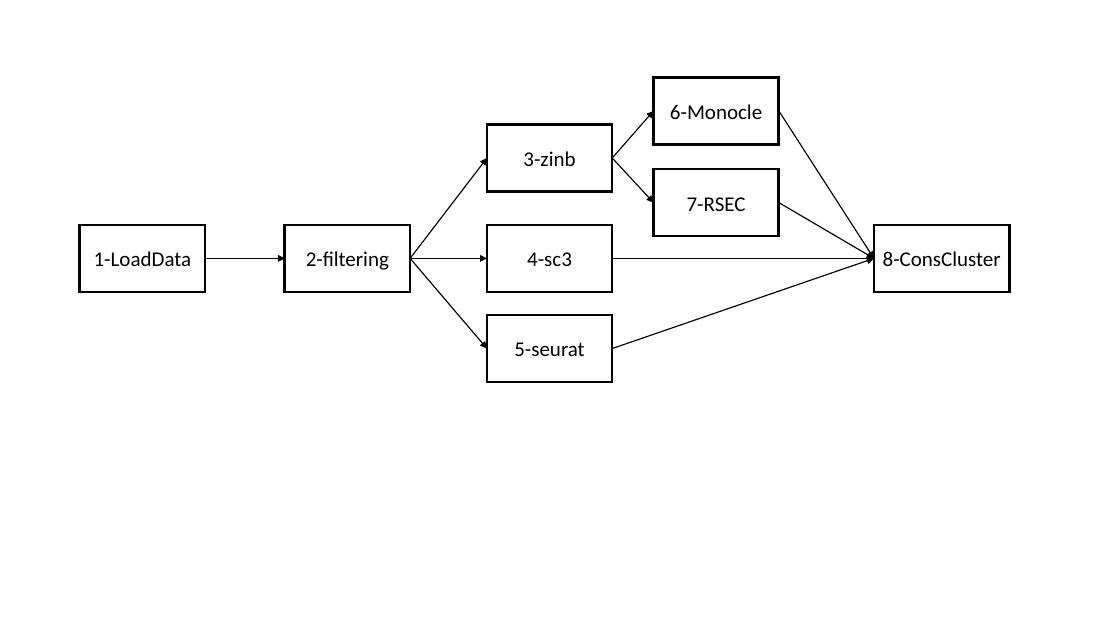
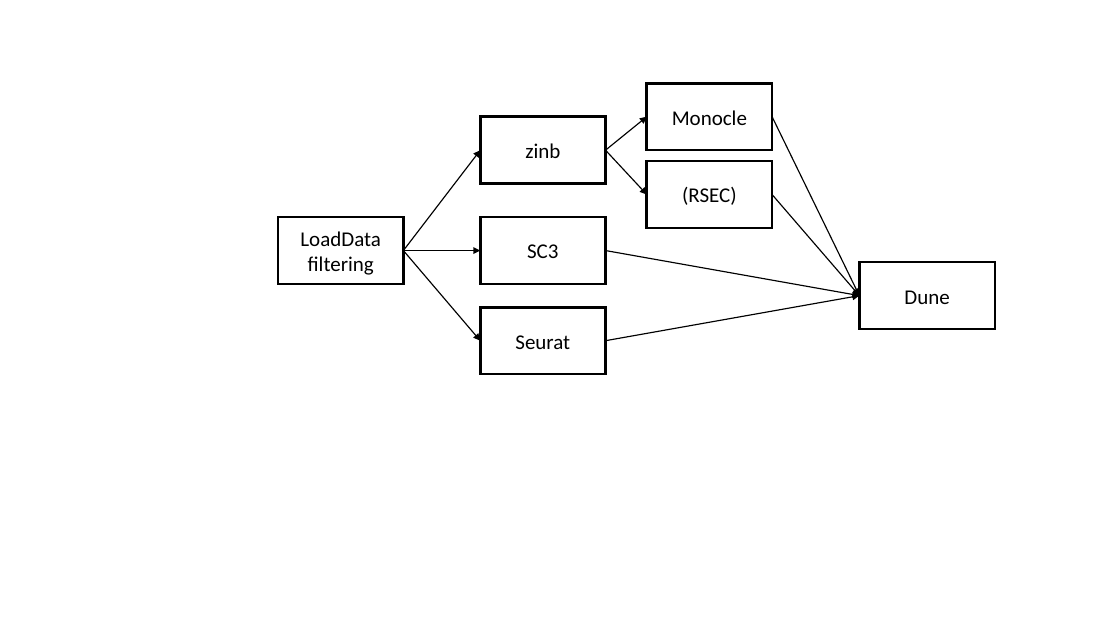
Before and after one commit to HectorRDB/Pipeline_Brain, a slide deck: slide 1 of Figures/workflow/workflow.pptx. Drawn at 1120x630 pixels with LibreOffice and Linux fonts; fonts in the diff are those of the drawing. Boxes give left, top, right and bottom in pixels: in the first picture for what was removed or moved away, otherwise in the second. Text is boxed around its words. In the diff, an @@ line names an element or a change of style, - is before the commit and + after.

```diff
--- a/Figures/workflow/workflow.pptx
+++ b/Figures/workflow/workflow.pptx
@@ rectangle "Monocle": place and size @@
-rectangle "Monocle" at [654,77,779,145]
+rectangle "Monocle" at [647,83,772,150]
@@ rectangle "zinb": place and size @@
-rectangle "zinb" at [487,124,613,192]
+rectangle "zinb" at [481,117,606,184]
@@ arrow moved from (613, 158) - (654, 111) to (606, 150) - (647, 117) @@
@@ text in rectangle at [672,110,747,125]: text changed @@
-6-Monocle
+Monocle
@@ arrow moved from (779, 111) - (874, 259) to (772, 117) - (860, 296) @@
@@ text in rectangle at [525,143,560,158]: text changed @@
-3-zinb
+zinb
@@ text in rectangle at [682,187,737,205]: text changed @@
-7-RSEC
+(RSEC)
@@ arrow moved from (779, 202) - (874, 259) to (772, 195) - (860, 296) @@
@@ rectangle removed at [80,225,205,292] @@
-1-LoadData
@@ 4 arrows, 3 rectangles: place and size @@
-4 arrows, 3 rectangles at [285,158,779,349]
+4 arrows, 3 rectangles at [278,150,772,341]
@@ text in rectangle at [300,231,381,275]: text changed @@
-2-filtering
+LoadData
+filtering
@@ arrow removed from (205, 259) to (285, 259) @@
@@ text in rectangle at [527,244,558,258]: text changed @@
-4-sc3
+SC3
@@ arrow moved from (613, 259) - (874, 259) to (606, 250) - (860, 296) @@
@@ rectangle "Dune": place and size @@
-rectangle "Dune" at [874,225,1010,292]
+rectangle "Dune" at [860,262,996,329]
@@ arrow moved from (613, 349) - (874, 259) to (606, 341) - (860, 296) @@
@@ text in rectangle at [904,290,949,304]: text changed @@
-8-ConsCluster
+Dune
@@ rectangle "Seurat": place and size @@
-rectangle "Seurat" at [487,315,613,382]
+rectangle "Seurat" at [481,308,606,375]
@@ text in rectangle at [515,335,570,349]: text changed @@
-5-seurat
+Seurat
```
Also in this commit, not shown: 11 other files.
